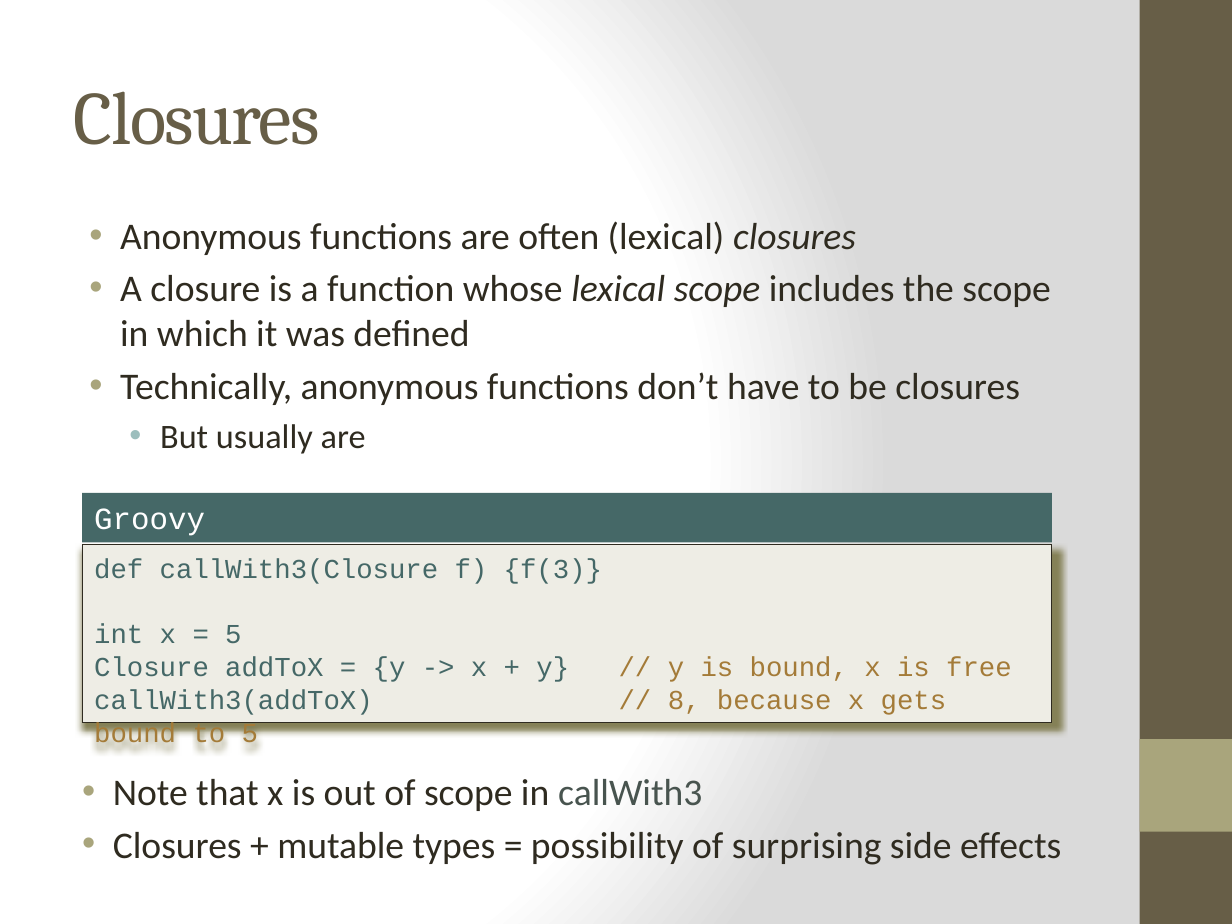
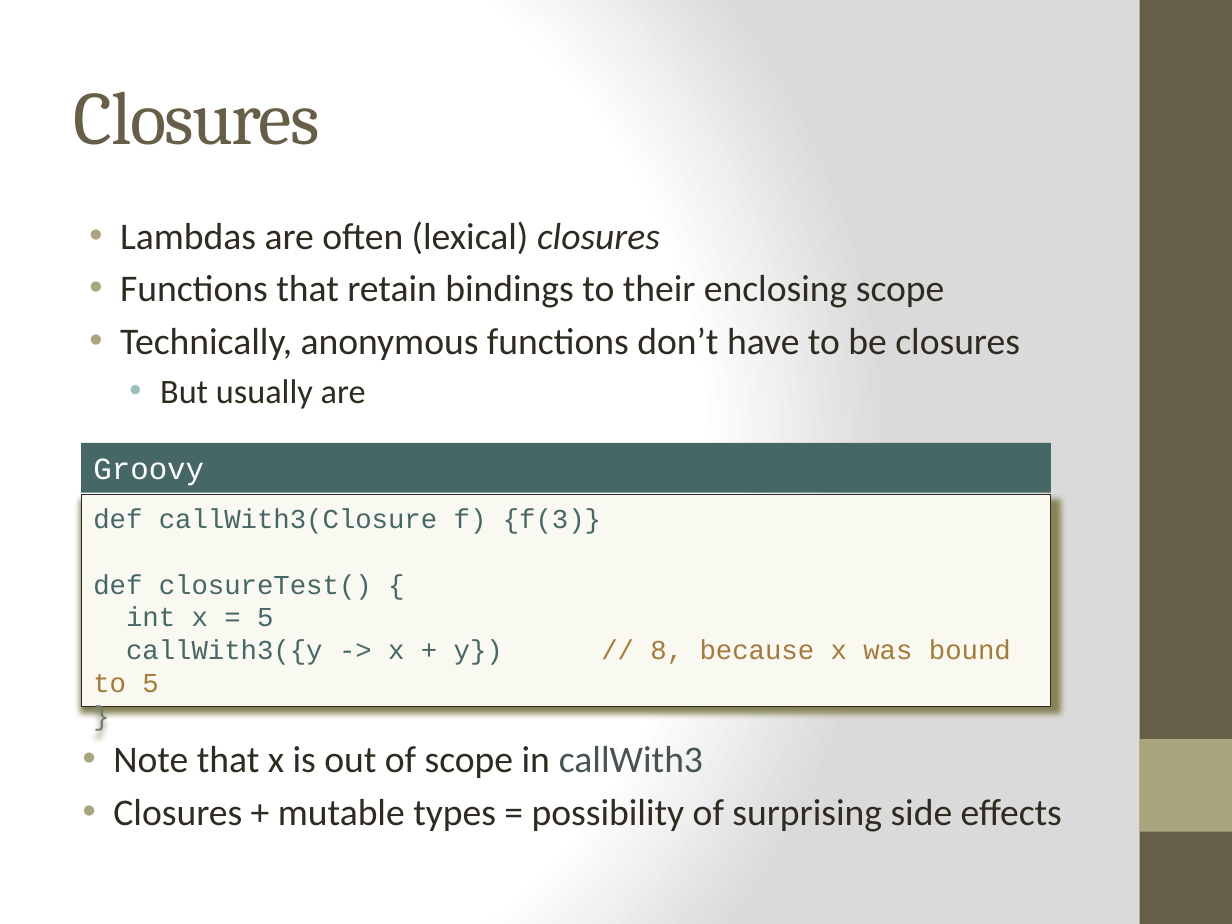
Before and after one commit to bjhartin/FoundationsOfFunctionalProgramming, a slide deck: slide 23 of FoundationsOfFunctionalProgramming.pptx (slide 25 before the commit). Drawn at 1232x924 pixels with LibreOffice and Linux fonts; fonts in the diff are those of the drawing. Boxes give left, top, right and bottom in pixels: in the first picture for what was removed or moved away, otherwise in the second. Text is boxed around its words. In the diff, an @@ line names an element or a change of style, - is before the commit and + after.

```diff
--- a/FoundationsOfFunctionalProgramming.pptx
+++ b/FoundationsOfFunctionalProgramming.pptx
@@ text at bbox=[120, 221, 944, 308]: text changed @@
-• Anonymous functions are often (lexical) closures
-• A closure is a function whose lexical scope includes the scope in which it was defined
+• Lambdas are often (lexical) closures
+• Functions that retain bindings to their enclosing scope
@@ rectangle "Groovy": place and size @@
-rectangle "Groovy" at bbox=[83, 493, 1052, 542]
+rectangle "Groovy" at bbox=[81, 444, 1051, 493]
@@ rectangle "def callWith3(Closure f) {f(3)}": place and size @@
-rectangle "def callWith3(Closure f) {f(3)}" at bbox=[83, 545, 1052, 723]
+rectangle "def callWith3(Closure f) {f(3)}" at bbox=[81, 495, 1051, 707]
@@ rectangle "def callWith3(Closure f) {f(3)}" at bbox=[81, 495, 1051, 707]: fill #EEEDE5 to #F9F8F1 @@
@@ text in rectangle at bbox=[93, 574, 372, 600]: paragraph added @@
+def closureTest() {
@@ text in rectangle at bbox=[126, 640, 1011, 665]: text changed @@
-Closure addToX = {y -> x + y} // y is bound, x is free
-callWith3(addToX) // 8, because x gets bound to 5
+callWith3({y -> x + y}) // 8, because x was bound to 5
+}
@@ text "Note that x is out ...": place and size @@
-text "Note that x is out ..." at bbox=[113, 779, 1061, 865]
+text "Note that x is out ..." at bbox=[113, 746, 1062, 832]
```
Also in this commit, not shown: 31 other slides changed, 3 slides added, 7 slides removed, 1 other file.
